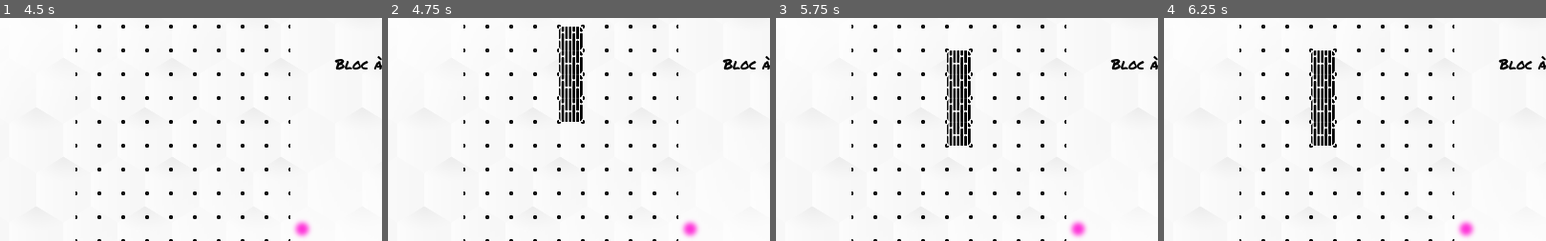
Above: before the commit, frames 1-4 (left to right).
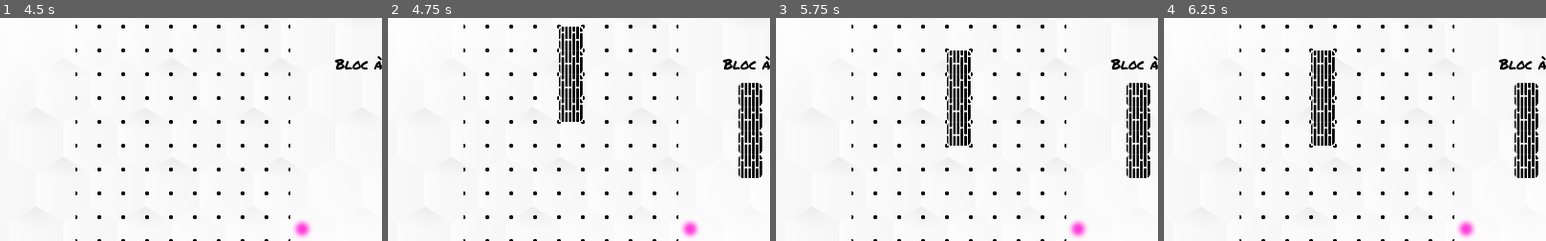
Above: after the commit, the same moments.

Repository: Henry38/Lithotris
Game: Godot game, scene res://scenes/Gameplay.tscn
The game is run twice, just before and just after one commit, with the same random seed, the same clock (stepped at 60 frames per second) and the same inputs.
Inputs (mouse positions are % of the whole screen's width and height, from its top left):
- Up to frame 1 (4.5 s): tap Enter at 0.5, 4.25 s; move the mouse to (72, 45) at 0.52 s; hold D (move_right) 0.53-1.25 s; hold Shift (lithography_power_up) 0.53-1.25 s; click (72, 45) at 0.67 s; click (86, 4) at 1.25 s; click (92, 4) at 2 s; click (97, 4) at 2.75 s; tap Space at 3.5 s; move the mouse to (30, 55) at 3.52 s; hold S (move_down) 3.53-4.28 s; tap Shift (lithography_power_up) at 3.6 s; move the mouse to (60, 28) at 4.27 s; hold D (move_right) from 4.28 s (still down); hold Shift (lithography_power_up) from 4.28 s (still down)
- Up to frame 2 (4.75 s): keep holding D (move_right); keep holding Shift (lithography_power_up)
- Up to frame 3 (5.75 s): keep holding D (move_right); tap Space at 5 s; move the mouse to (45, 70) at 5.02 s; release Shift (lithography_power_up) at 5.03 s; tap Shift (lithography_power_up) at 5.1 s; click (45, 70) at 5.17 s
- Up to frame 4 (6.25 s): move the mouse to (80, 65) at 5.77 s; release D (move_right) at 5.78 s; hold Q (move_left) from 5.78 s (still down); hold Shift (lithography_power_up) from 5.78 s (still down)
The pictures show only the part of the screen within x 22-72%, y 9-59%; the shares and areas given below are measured in that part.

Frame 1 is identical in both runs. In frame 2, 2.0% of the frame differs, in the area x 91-98%, y 29-72%; in frame 3, 2.0%; in frame 4, 2.0%.

Commit message:
Drawing incoming block

Diff:
--- a/scenes/Gameplay.tscn
+++ b/scenes/Gameplay.tscn
@@ -1,12 +1,13 @@
-[gd_scene load_steps=10 format=2]
+[gd_scene load_steps=11 format=2]
 
 [ext_resource path="res://scripts/Gameplay.gd" type="Script" id=1]
 [ext_resource path="res://images/background.jpg" type="Texture" id=2]
 [ext_resource path="res://scenes/Main.tscn" type="PackedScene" id=3]
 [ext_resource path="res://scenes/HUBButtons.tscn" type="PackedScene" id=4]
 [ext_resource path="res://resources/fonts/PermanentMarker-Regular.ttf" type="DynamicFontData" id=5]
-[ext_resource path="res://resources/fonts/Roboto-Regular.ttf" type="DynamicFontData" id=6]
-[ext_resource path="res://scenes/Ecologicalimpact.tscn" type="PackedScene" id=7]
+[ext_resource path="res://resources/tileset.tres" type="TileSet" id=6]
+[ext_resource path="res://resources/fonts/Roboto-Regular.ttf" type="DynamicFontData" id=7]
+[ext_resource path="res://scenes/Ecologicalimpact.tscn" type="PackedScene" id=8]
 
 [sub_resource type="DynamicFont" id=1]
 size = 20
@@ -39,6 +40,13 @@
 custom_colors/font_color = Color( 0, 0, 0, 1 )
 text = "Bloc à venir"
 
+[node name="IncomingMap" type="TileMap" parent="."]
+position = Vector2( 700, 140 )
+scale = Vector2( 0.5, 0.5 )
+tile_set = ExtResource( 6 )
+cell_quadrant_size = 64
+format = 1
+
 [node name="VBoxContainer" type="VBoxContainer" parent="."]
 margin_left = 670.0
 margin_top = 400.0
--- a/scripts/Gameplay.gd
+++ b/scripts/Gameplay.gd
@@ -4,11 +4,24 @@
 
 onready var tilemap = $Grid/TileMap
 onready var progress = $VBoxContainer/Progress
+onready var incoming = $IncomingMap
+onready var g = $"/root/global"
 
 # Called when the node enters the scene tree for the first time.
 func _ready():
 	tilemap.connect("generate_block", progress, "progress", [block_penality])
+	tilemap.connect("prepare_block", self, "_show_next_block")
 	progress.connect("max_reached", self, "_max_ecological_impact")
 
 func _max_ecological_impact():
 	print("Ecological impact to high")
+
+
+func _show_next_block(block):
+	for c in incoming.get_used_cells():
+		incoming.set_cellv(c, -1)
+
+	for y in range(block.height):
+		for x in range(block.width):
+			if not g.is_useless(block.matrix[x][y]):
+				incoming.set_cell(x, y, block._cellId)
--- a/scripts/TileMap.gd
+++ b/scripts/TileMap.gd
@@ -1,6 +1,7 @@
 extends TileMap
 
 signal generate_block
+signal prepare_block
 
 var FallingObject = preload("res://scripts/FallingObject.gd")
 var global = preload("res://scripts/global.gd")
@@ -128,6 +129,7 @@
 	new_block.y = 1
 	current_block = new_block
 	emit_signal("generate_block")
+	emit_signal("prepare_block", new_block)
 
 # Return true if the current block touch the ground else false
 func checkCollisionBlock(block) -> bool:
--- a/scripts/global.gd
+++ b/scripts/global.gd
@@ -14,3 +14,9 @@
 # Called when the node enters the scene tree for the first time.
 func _ready():
     pass
+
+func is_conductor(v : int) -> bool:
+	return v == CONDUCTOR_TILE or v == LIGHTENED_CONDUCTOR_TILE
+
+func is_useless(v : int) -> bool:
+	return v <= 0
Not shown: 2 places in scenes/Gameplay.tscn that only renumber resources
